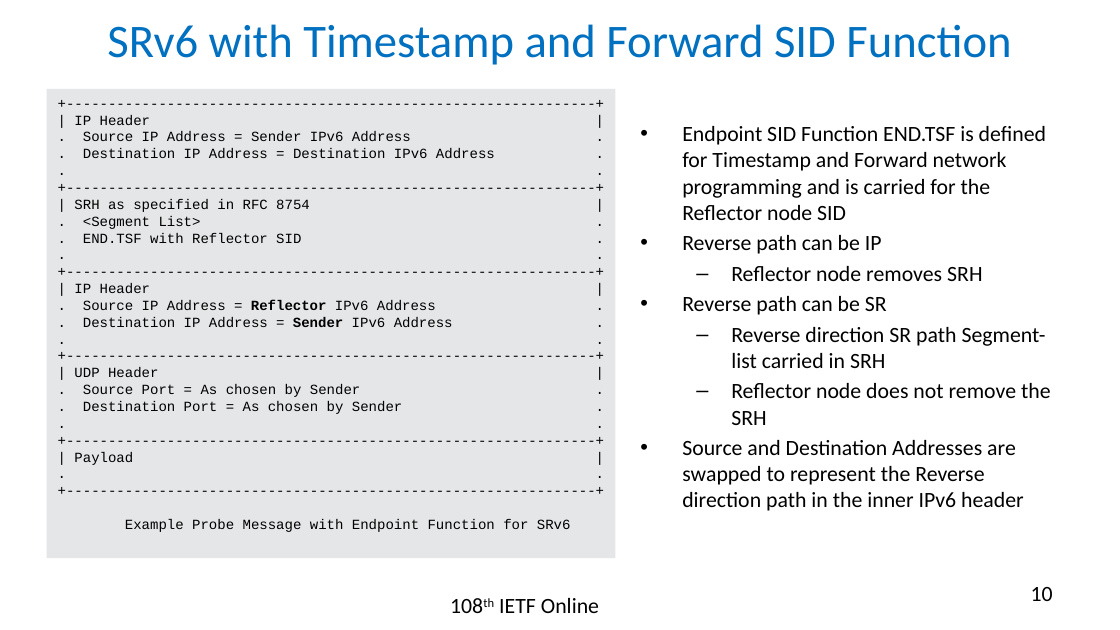
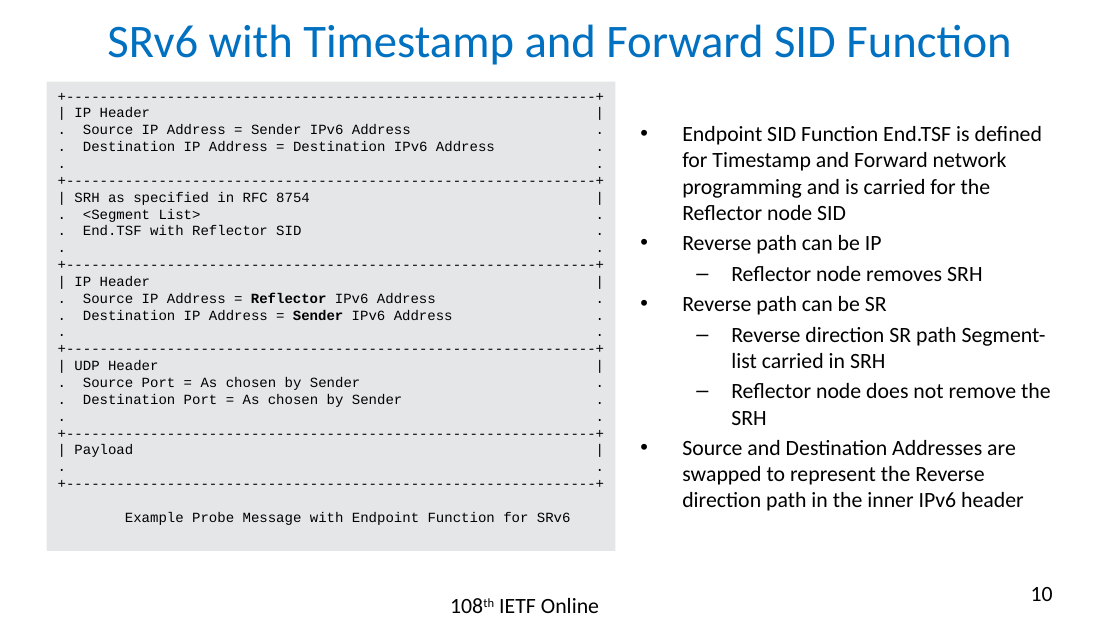
Before and after one commit to rakgandhi/ietf-slides, a slide deck: slide 10 of draft-gandhi-spring-sr-enhanced-plm-02.pptx. Drawn at 1120x630 pixels with LibreOffice and Linux fonts; fonts in the diff are those of the drawing. Boxes give left, top, right and bottom in pixels: in the first picture for what was removed or moved away, otherwise in the second. Text is boxed around its words. In the diff, an @@ line names an element or a change of style, - is before the commit and + after.

```diff
--- a/draft-gandhi-spring-sr-enhanced-plm-02.pptx
+++ b/draft-gandhi-spring-sr-enhanced-plm-02.pptx
@@ rectangle "+----------------------------------------------------------- ...": place and size @@
-rectangle "+----------------------------------------------------------- ..." at <box>47,88,616,558</box>
+rectangle "+----------------------------------------------------------- ..." at <box>47,82,616,551</box>
@@ text at <box>682,126,1042,220</box>: text changed @@
-• Endpoint SID Function END.TSF is defined for Timestamp and Forward network programming and is carried for the Reflector node SID
+• Endpoint SID Function End.TSF is defined for Timestamp and Forward network programming and is carried for the Reflector node SID
@@ text in rectangle at <box>83,225,301,235</box>: text changed @@
-. END.TSF with Reflector SID .
+. End.TSF with Reflector SID .
```
Also in this commit, not shown: 5 other slides changed, 2 other files.
